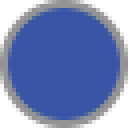
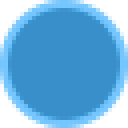
Two versions of the same layered image (128x128). Layer-by-layer changes:
pixels changed over [0, 0, 128, 128] (layer not identified)
